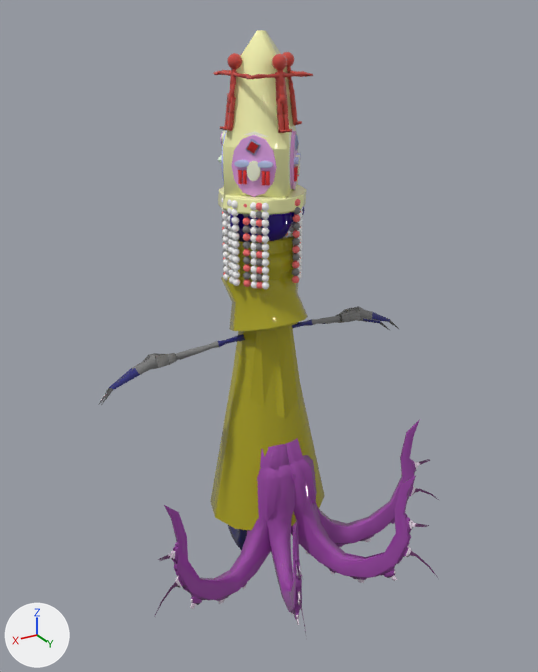
The FBX model sunless-valley/3ds/esu_hastur_final.fbx, before and after one commit.
The view is the same before and after, from a 50 mm lens placed at (1.19, 2.018, 1.875), pointed at (0.082, 0.171, 0.951). Lighting does not change. The marker at lower left points along +X, +Y and +Z. The first picture is the older version. Where no turn or scale is listed for an object, it has been applied to the vertices. Vertices at exactly the same position are counted once.
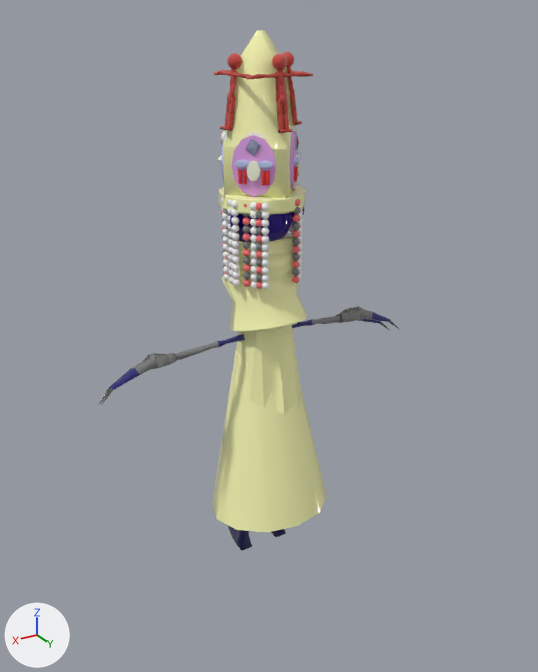
What differs and where, as boxes (x1, y1, x2, y2) in the pictures (538 x 672 px):
'mesh02', recoloured, turned (yellow to beige): before (210, 351, 325, 530); after (212, 351, 327, 532)
'mesh12', deleted: before (285, 442, 439, 583)
'mesh01', recoloured (yellow to beige): (236, 250, 302, 414) in both
'mesh10', deleted: before (154, 445, 279, 617)
'mesh11', recoloured (yellow to beige): (221, 233, 308, 331) in both
'mesh13', deleted: before (257, 444, 307, 639)
'mesh08', deleted: before (291, 419, 439, 548)

Edits to the bpy script that builds the scene:
```text
Change me_mesh:
    where me_mesh.from_pydata(...)  # 68 vertices, 116 faces; spans x -0.165..0.152, y -0.14..0.158, z 0.412..1.181
    remove me_mesh.materials.append(mat_cloak)  # yellow #aca322
    add me_mesh.materials.append(mat_material07)  # beige #fdfdb8
Change me_mesh_001:
    used by ob_mesh02; location = (0.0, 0.0, 0.0)
    remove me_mesh_001.from_pydata(...)  # 24 vertices, 34 faces; spans x -0.227..0.215, y -0.178..0.21, z 0.206..0.818
    remove me_mesh_001.materials.append(mat_cloak)  # yellow #aca322
    add me_mesh_001.from_pydata(...)  # 24 vertices, 34 faces; spans x -0.227..0.215, y -0.165..0.223, z 0.2..0.82
    me_mesh_001 part 1: the whole mesh is turned 1.8 degrees about the x axis through its middle, then moved by (0.0, 0.004, 0.0)
    add me_mesh_001.materials.append(mat_material07)  # beige #fdfdb8
Change me_mesh_002:
    where me_mesh_002.from_pydata(...)  # 72 vertices, 116 faces; spans x -0.146..0.123, y -0.168..0.142, z 0.88..1.219
    remove me_mesh_002.materials.append(mat_cloak)  # yellow #aca322
    add me_mesh_002.materials.append(mat_material07)  # beige #fdfdb8
Add me_mesh_144_1:
    me_mesh_144_1.from_pydata([(2.869, 59.399, -1.232), (3.146, 59.399, -1.516), (2.463, 60.346, -1.631), (2.741, 60.345, -1.915), (2.263, 58.891, -1.823), (2.541, 58.89, -2.107), (1.858, 59.837, -2.222), (2.136, 59.837, -2.505), (2.777, 59.597, -2.054), (2.739, 59.687, -2.092), (2.681, 59.638, -2.148), (2.72, 59.548, -2.11)], [], [(6, 4, 0), (2, 6, 0), (3, 2, 0), (1, 3, 0), (7, 5, 4), (6, 7, 4), (7, 6, 2), (3, 7, 2), (5, 1, 0), (4, 5, 0), (8, 1, 5), (11, 8, 5), (9, 3, 1), (8, 9, 1), (10, 7, 3), (9, 10, 3), (11, 5, 7), (10, 11, 7), (10, 9, 8), (11, 10, 8)])
    me_mesh_144_1.materials.append(mat_material05)  # red #f33535
Add me_mesh_143_1:
    me_mesh_143_1 = me_mesh_145.copy(); me_mesh_143_1.name = 'Mesh.143'  # the mesh of ob_mesh357
Change ob_mesh357:
    ob_mesh357: bpy.data.objects.new('mesh357', me_mesh_145) -> bpy.data.objects.new('mesh357', me_mesh_143_1)
Remove ob_mesh12:
    ob_mesh12 = bpy.data.objects.new('mesh12', me_mesh_384)
    ob_mesh12.location = (0.0, 0.0, 0.0)
Remove ob_mesh13:
    ob_mesh13 = bpy.data.objects.new('mesh13', me_mesh_385)
    ob_mesh13.location = (0.0, 0.0, 0.0)
Remove ob_mesh10:
    ob_mesh10 = bpy.data.objects.new('mesh10', me_mesh_383)
    ob_mesh10.location = (0.0, 0.0, 0.0)
Remove ob_mesh08:
    ob_mesh08 = bpy.data.objects.new('mesh08', me_mesh_382)
    ob_mesh08.location = (0.0, 0.0, 0.0)
Change ob_mesh358:
    ob_mesh358: bpy.data.objects.new('mesh358', me_mesh_146) -> bpy.data.objects.new('mesh358', me_mesh_144_1)
Change ob_mesh359:
    ob_mesh359: bpy.data.objects.new('mesh359', me_mesh_147) -> bpy.data.objects.new('mesh359', me_mesh_145)
```
